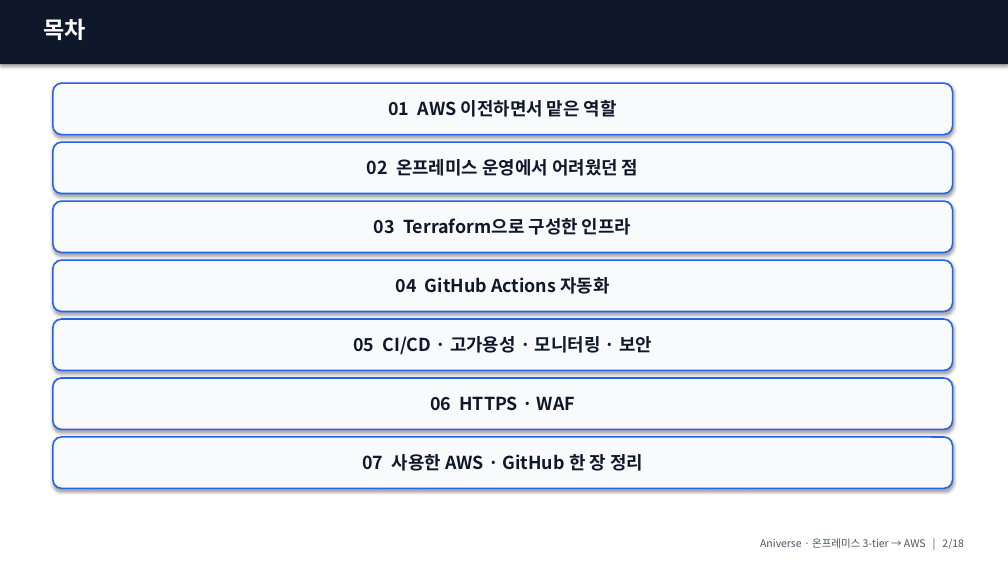
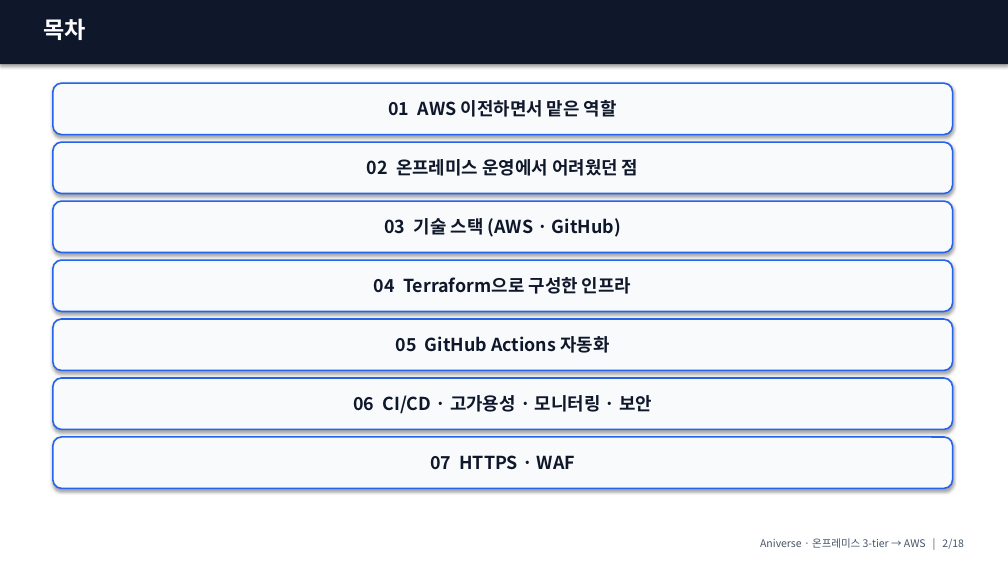
Before and after one commit to ho0215/anime-project-infra, a slide deck: slide 2 of docs/presentation/ppt/Aniverse_발표_강사용.pptx. Drawn at 1008x567 pixels with LibreOffice and Linux fonts; fonts in the diff are those of the drawing. Boxes give left, top, right and bottom in pixels: in the first picture for what was removed or moved away, otherwise in the second. Text is boxed around its words. In the diff, an @@ line names an element or a change of style, - is before the commit and + after.

```diff
--- a/docs/presentation/ppt/Aniverse_발표_강사용.pptx
+++ b/docs/presentation/ppt/Aniverse_발표_강사용.pptx
@@ text in rounded rectangle at [384, 218, 621, 237]: text changed @@
-03 Terraform으로 구성한 인프라
+03 기술 스택 (AWS · GitHub)
@@ text in rounded rectangle at [374, 277, 631, 294]: text changed @@
-04 GitHub Actions 자동화
+04 Terraform으로 구성한 인프라
@@ text in rounded rectangle at [396, 336, 609, 353]: text changed @@
-05 CI/CD · 고가용성 · 모니터링 · 보안
+05 GitHub Actions 자동화
@@ text in rounded rectangle at [353, 395, 652, 414]: text changed @@
-06 HTTPS · WAF
+06 CI/CD · 고가용성 · 모니터링 · 보안
@@ text in rounded rectangle at [430, 455, 575, 470]: text changed @@
-07 사용한 AWS · GitHub 한 장 정리
+07 HTTPS · WAF
```
Also in this commit, not shown: 12 other slides changed, 7 other files.
